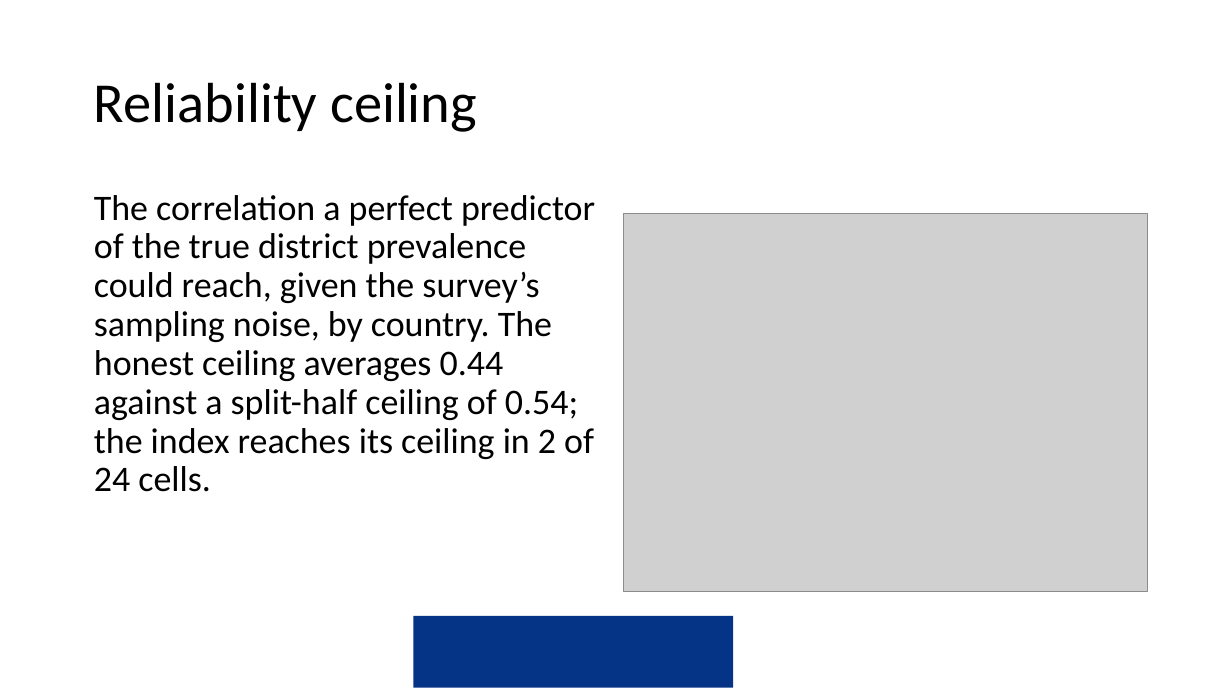
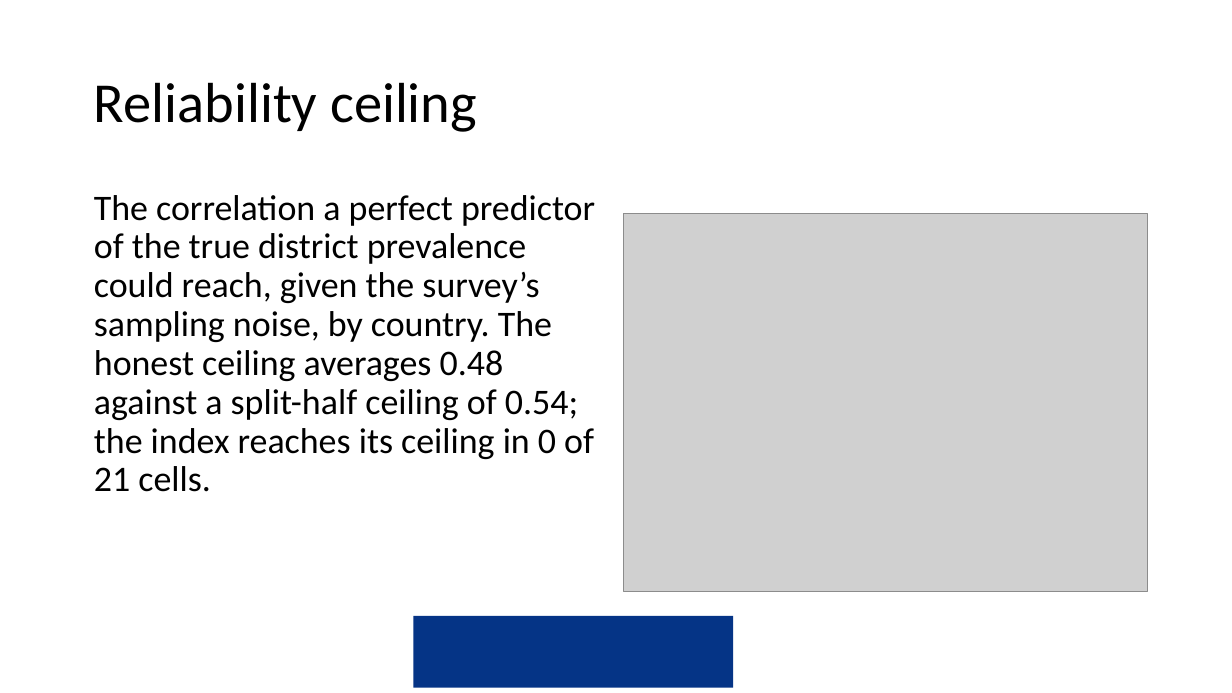
Before and after one commit to amertens/mn-prediction, a slide deck: slide 32 of docs/slides/MN-proxy-Ghana-presentation-2026-09.pptx. Drawn at 1232x693 pixels with LibreOffice and Linux fonts; fonts in the diff are those of the drawing; grey boxes stand for pictures; background and template pictures are left out. Boxes give left, top, right and bottom in pixels: in the first picture for what was removed or moved away, otherwise in the second. Text is boxed around its words. In the diff, an @@ line names an element or a change of style, - is before the commit and + after.

```diff
--- a/docs/slides/MN-proxy-Ghana-presentation-2026-09.pptx
+++ b/docs/slides/MN-proxy-Ghana-presentation-2026-09.pptx
@@ text at (94,195,595,492): text changed @@
-The correlation a perfect predictor of the true district prevalence could reach, given the survey’s sampling noise, by country. The honest ceiling averages 0.44 against a split-half ceiling of 0.54; the index reaches its ceiling in 2 of 24 cells.
+The correlation a perfect predictor of the true district prevalence could reach, given the survey’s sampling noise, by country. The honest ceiling averages 0.48 against a split-half ceiling of 0.54; the index reaches its ceiling in 0 of 21 cells.
```
Also in this commit, not shown: 21 other slides changed, 19 other files.
